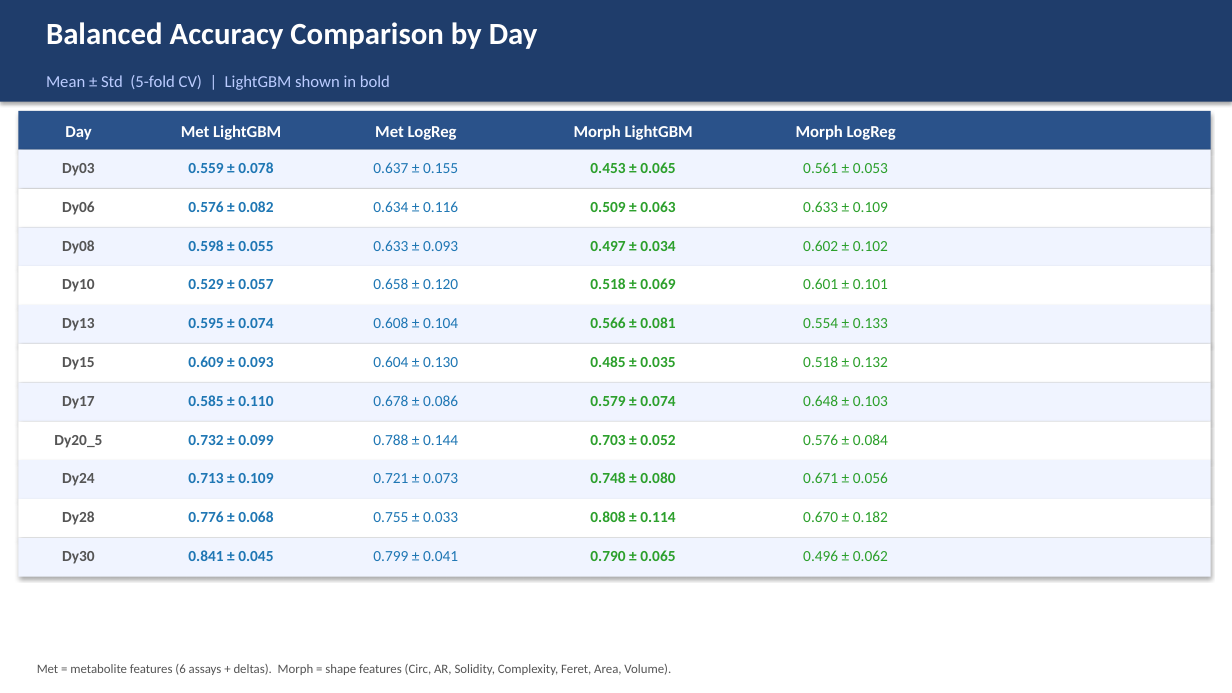
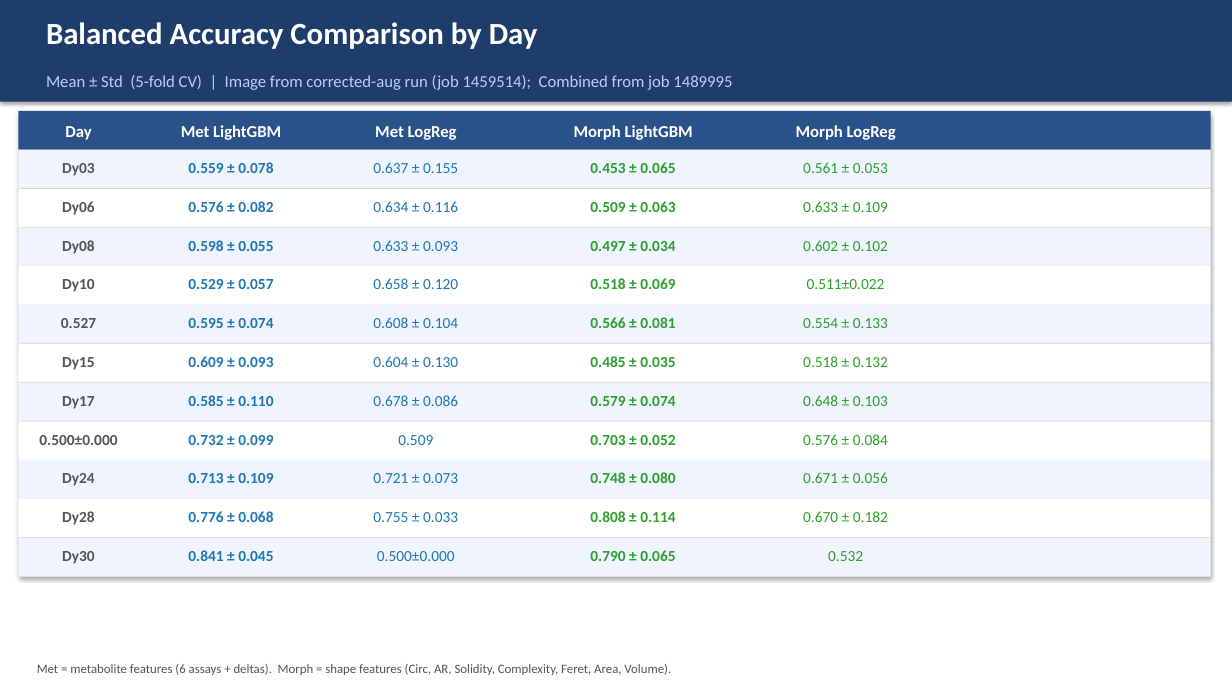
Before and after one commit to dsi-rse/2025-promega-mini-test, a slide deck: slide 4 of figures/multimodel_summary.pptx. Drawn at 1232x693 pixels with LibreOffice and Linux fonts; fonts in the diff are those of the drawing. Boxes give left, top, right and bottom in pixels: in the first picture for what was removed or moved away, otherwise in the second. Text is boxed around its words. In the diff, an @@ line names an element or a change of style, - is before the commit and + after.

```diff
--- a/figures/multimodel_summary.pptx
+++ b/figures/multimodel_summary.pptx
@@ text at (46, 75, 732, 90): text changed @@
-Mean ± Std (5-fold CV) | LightGBM shown in bold
+Mean ± Std (5-fold CV) | Image from corrected-aug run (job 1459514); Combined from job 1489995
@@ text at (807, 279, 885, 289): text changed @@
-0.601 ± 0.101
+0.511±0.022
@@ text at (61, 318, 96, 328): text changed @@
-Dy13
+0.527
@@ text at (39, 435, 117, 445): text changed @@
-Dy20_5
+0.500±0.000
@@ text at (398, 435, 433, 445): text changed @@
-0.788 ± 0.144
+0.509
@@ text at (377, 551, 455, 561): text changed @@
-0.799 ± 0.041
+0.500±0.000
@@ text at (828, 551, 863, 561): text changed @@
-0.496 ± 0.062
+0.532
```
Also in this commit, not shown: 1 other slide changed, 2 slides added, 5 other files.
